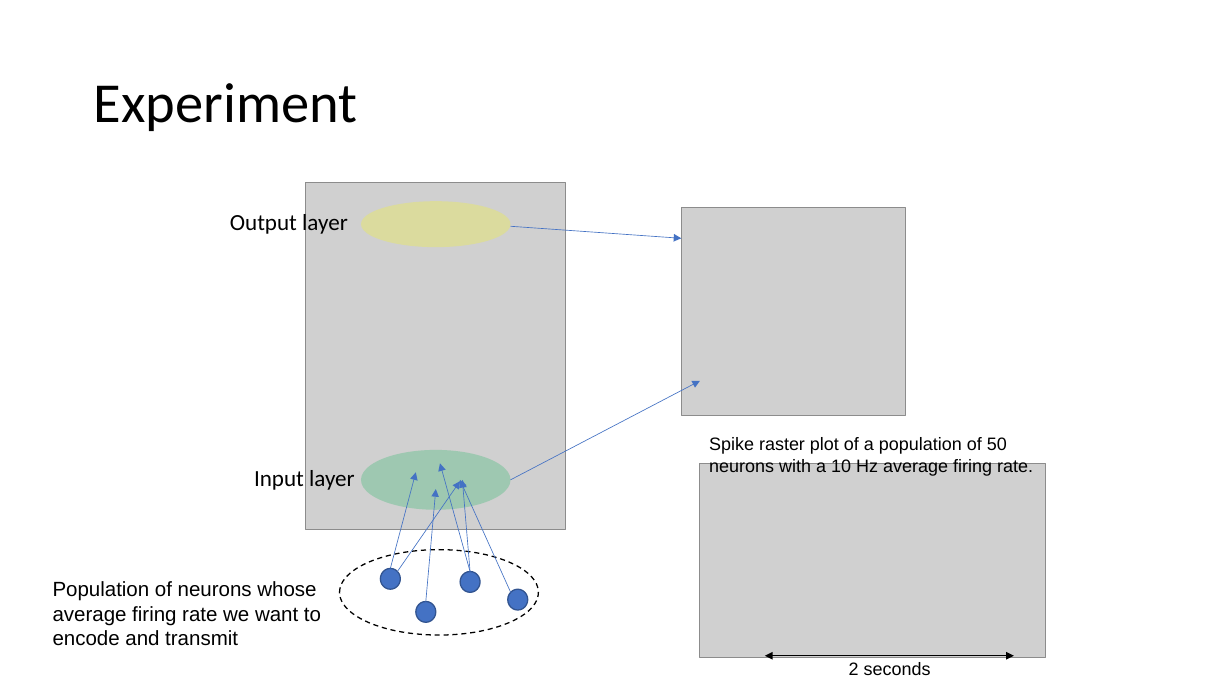
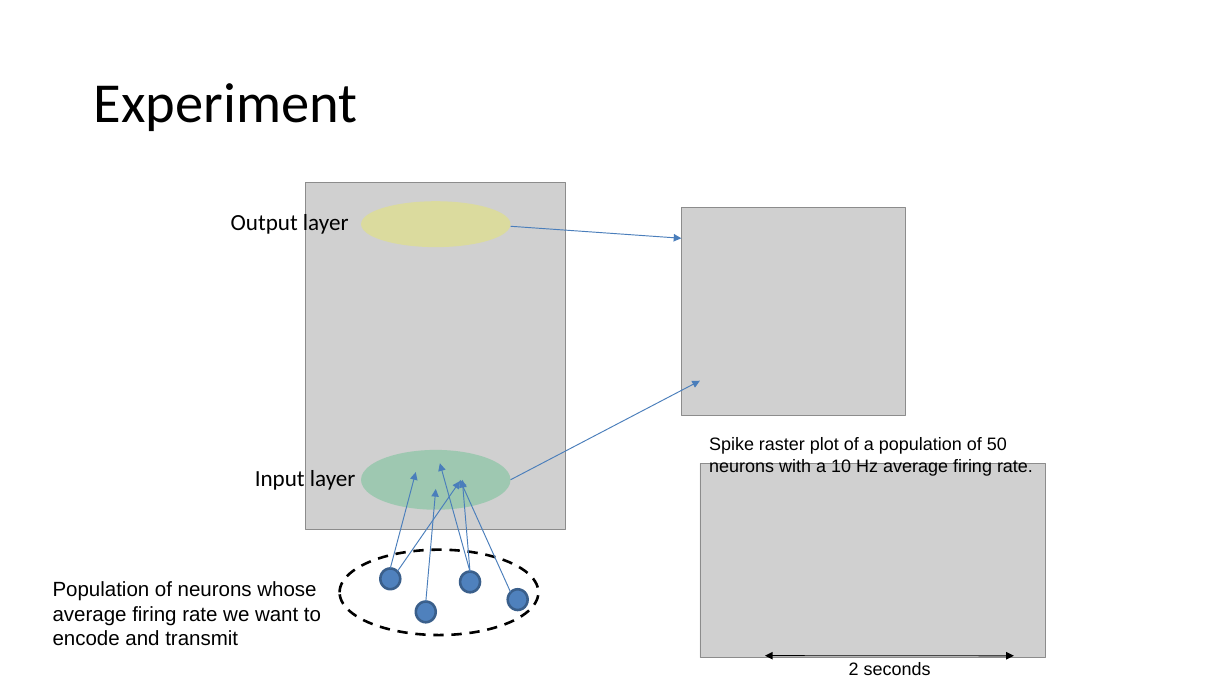
Before and after one commit to vbaker145/neuron, a slide deck: slide 4 of encoding_paper/Firing Rate Encoding Analysis.pptx. Drawn at 1232x693 pixels with LibreOffice and Linux fonts; fonts in the diff are those of the drawing; grey boxes stand for pictures; background and template pictures are left out. Boxes give left, top, right and bottom in pixels: in the first picture for what was removed or moved away, otherwise in the second. Text is boxed around its words. In the diff, an @@ line names an element or a change of style, - is before the commit and + after.

```diff
--- a/encoding_paper/Firing Rate Encoding Analysis.pptx
+++ b/encoding_paper/Firing Rate Encoding Analysis.pptx
@@ arrow removed from (511, 226) to (681, 238) @@
@@ freeform shape added at [511,226,682,238], outline #4B7EBC 0.75 pt @@
@@ arrow removed from (511, 480) to (701, 381) @@
@@ freeform shape added at [511,381,701,480], outline #4B7EBC 0.75 pt @@
@@ arrow removed from (390, 568) to (416, 472) @@
@@ freeform shape added at [390,472,416,568], outline #4B7EBC 0.75 pt @@
@@ arrow removed from (470, 572) to (440, 463) @@
@@ freeform shape added at [440,463,470,571], outline #4B7EBC 0.75 pt @@
@@ arrow removed from (397, 572) to (460, 482) @@
@@ freeform shape added at [397,482,460,572], outline #4B7EBC 0.75 pt @@
@@ arrow removed from (426, 602) to (436, 489) @@
@@ freeform shape added at [426,489,436,602], outline #4B7EBC 0.75 pt @@
@@ arrow removed from (511, 592) to (460, 480) @@
@@ freeform shape added at [460,480,511,592], outline #4B7EBC 0.75 pt @@
@@ arrow removed from (470, 572) to (462, 480) @@
@@ freeform shape added at [462,480,470,571], outline #4B7EBC 0.75 pt @@
@@ ellipse at [340,550,539,635]: outline #000000 1 pt dashed to #000000 2 pt @@
@@ fill #4472C4 to #4F81BD; outline #325491 1 pt to #3A5F8C 2 pt in 4 elements at [381,568,401,589], [460,572,481,592], [416,602,436,622], [508,590,529,610] @@
@@ double arrow removed from (765, 656) to (1014, 656) @@
@@ freeform shape added at [765,656,1014,656], outline #000000 0.75 pt @@
```
Also in this commit, not shown: 11 other slides changed, 4 slides added, 4 other files.
